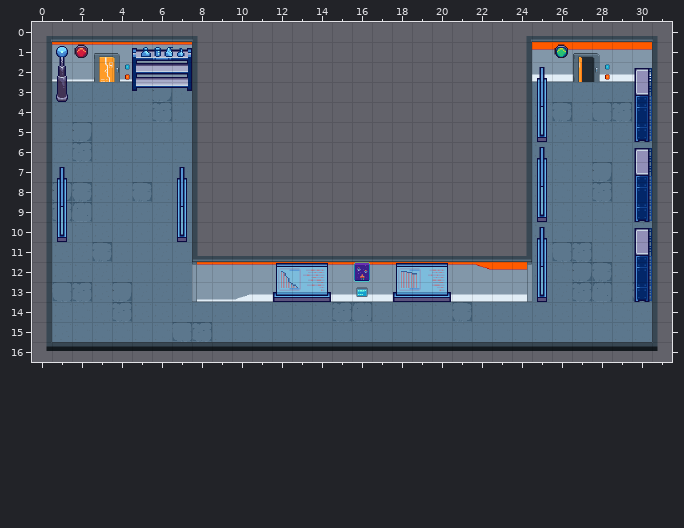
An edit to a level. Tiled map, assets/area_experimentacion/area_exp2.tmx. That is the earlier state.
Cells are 32x32 px. Shown: x 0..31, y 0..16.
Now the later version:
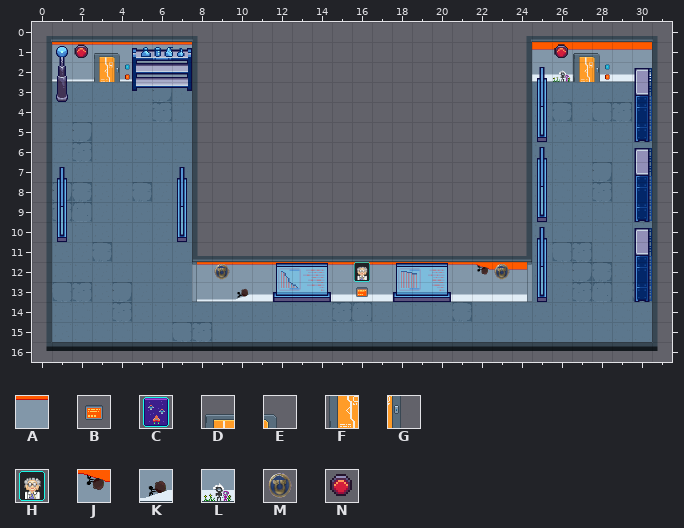
Key: from "pixel-cyberpunk-interior": A 2, B 27, C 82, D 153, E 154, F 174, G 175; from "pixel-cyberpunk-modified_1": H 82; from "referencias_1": J 3, K 24, L 25; from "referencias_2": M 82; from "tilesStuff": N 580.
_ is an empty cell, # one hidden under a higher layer, . an unchanged one.
Tiles of an added or newly shown layer are drawn over the layers below it.
Change:
--- layer "Tile Layer 2"
@@ x 26..26 @@
- 2 _
+ 2 L
@@ x 9..9 @@
-12 #
+12 A
--- layer "puerta_cerrada" (now shown)
@@ x 26..28 @@
- 1 ___
- 2 .__
+ 1 NDE
+ 2 .FG
@@ x 16..16 @@
-13 _
+13 B
--- layer "decoracion"
@@ x 9..23 @@
-12 #......_.....__
-13 ._.............
+12 M......H.....JM
+13 .K.............
--- layer "decoracion2"
@@ x 9..16 @@
-12 A......C
+12 _......H
